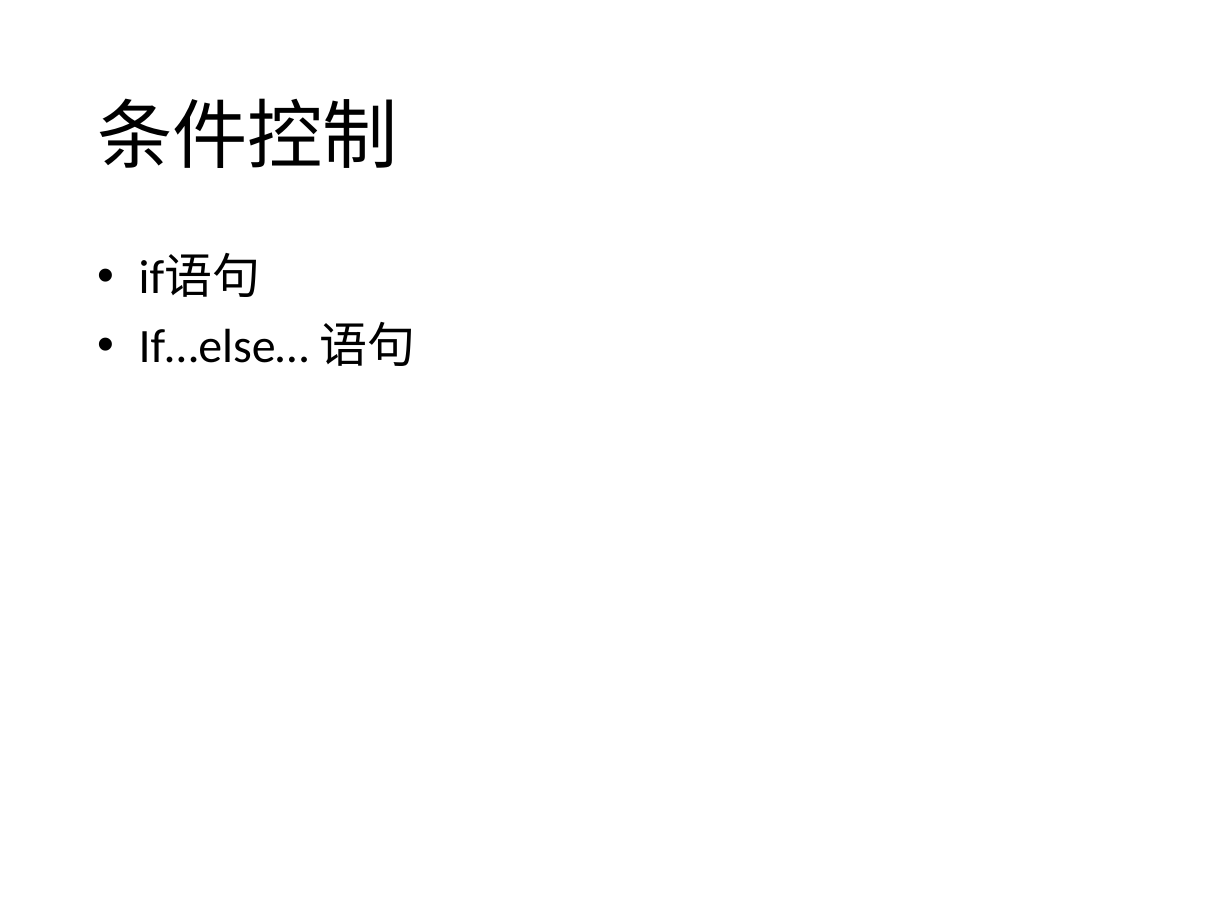
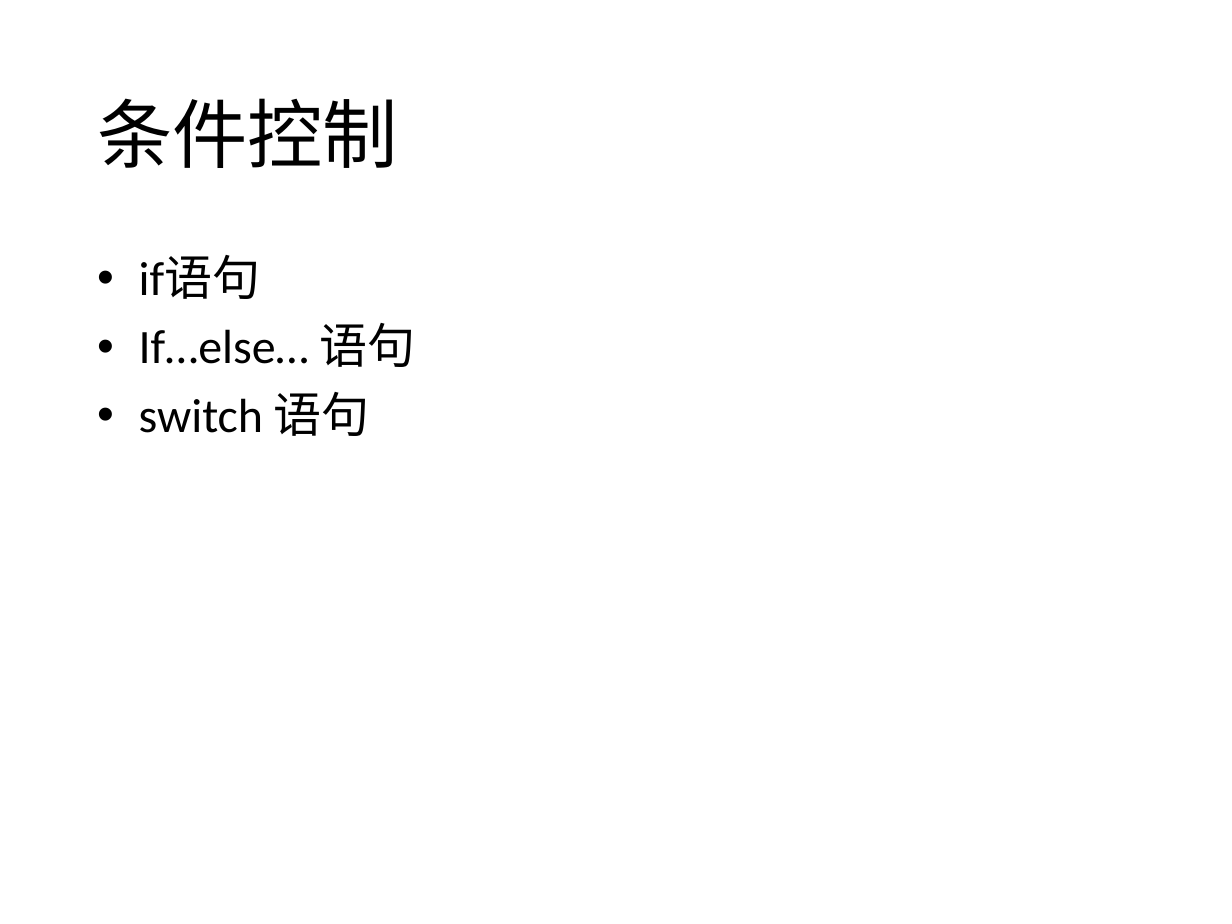
Before and after one commit to zhinan18/test, a slide deck: slide 4 of flash.pptx. Drawn at 1232x924 pixels with LibreOffice and Linux fonts; fonts in the diff are those of the drawing. Boxes give left, top, right and bottom in pixels: in the first picture for what was removed or moved away, otherwise in the second. Text is boxed around its words. In the diff, an @@ line names an element or a change of style, - is before the commit and + after.

```diff
--- a/flash.pptx
+++ b/flash.pptx
@@ text at (139, 392, 370, 436): paragraph added @@
+• switch 语句
```
Also in this commit, not shown: 2 other slides changed, 5 other files.
